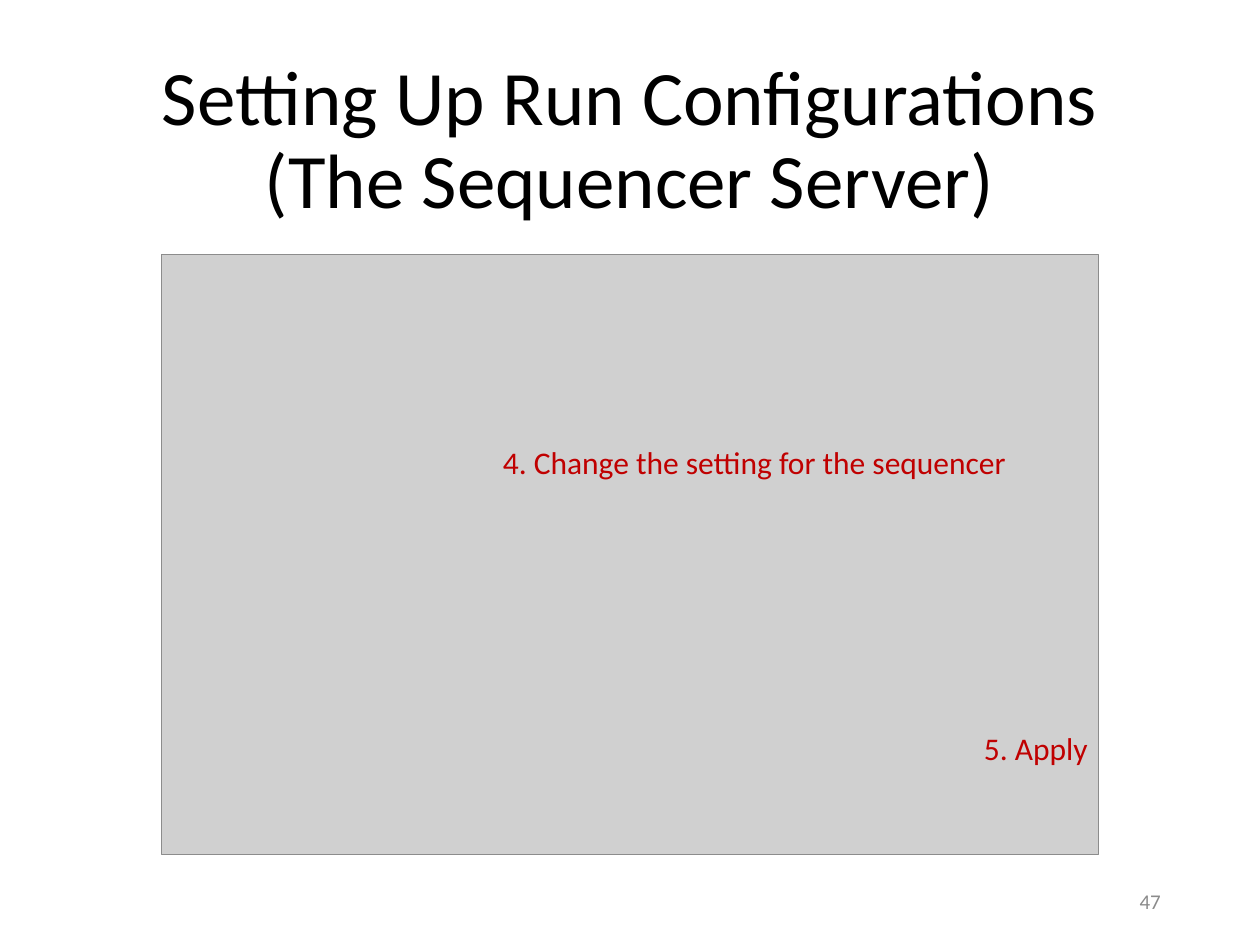
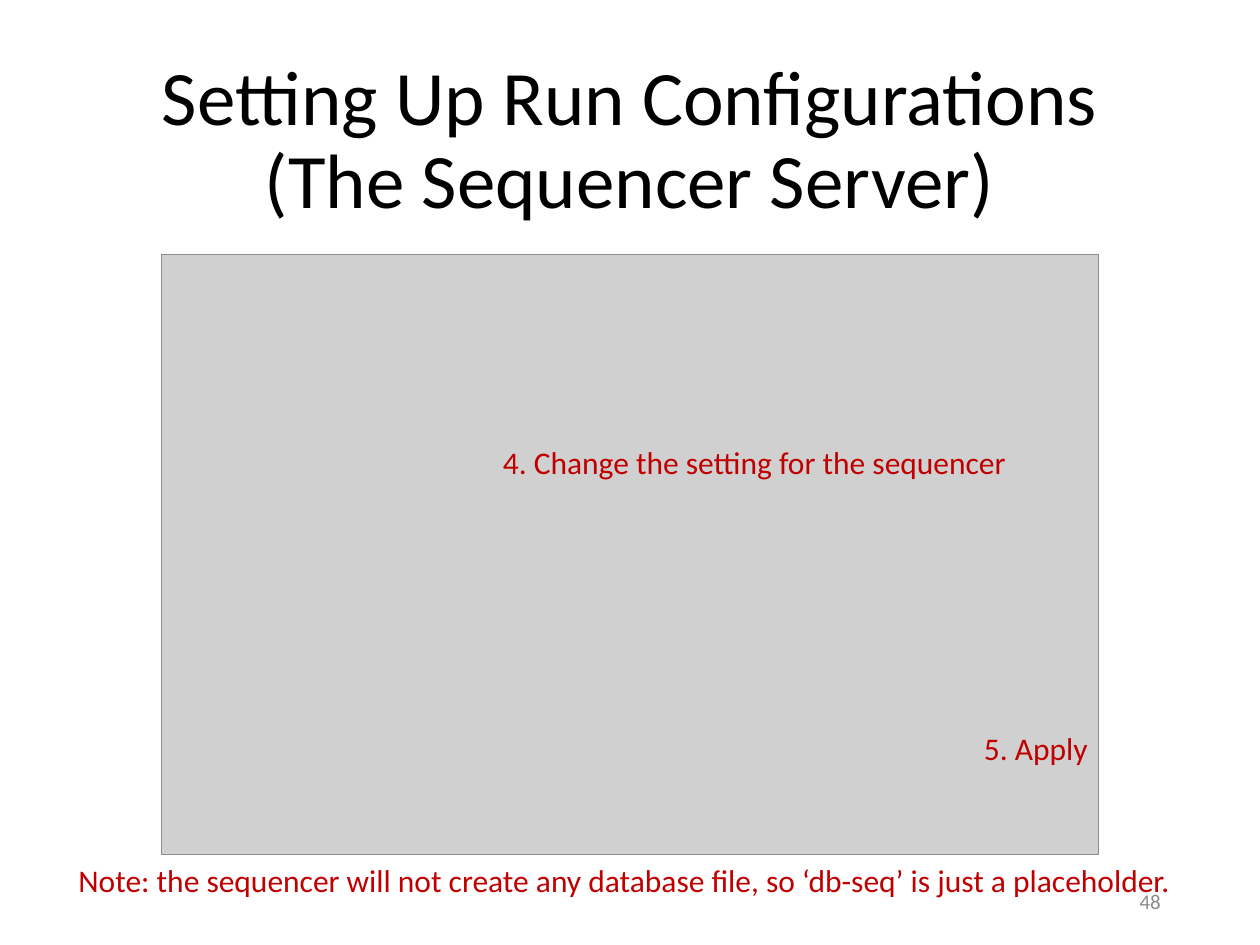
Before and after one commit to elasql/documentation, a slide deck: slide 48 of src/getting_started.pptx (slide 47 before the commit). Drawn at 1260x945 pixels with LibreOffice and Linux fonts; fonts in the diff are those of the drawing; grey boxes stand for pictures. Boxes give left, top, right and bottom in pixels: in the first picture for what was removed or moved away, otherwise in the second. Text is boxed around its words. In the diff, an @@ line names an element or a change of style, - is before the commit and + after.

```diff
--- a/src/getting_started.pptx
+++ b/src/getting_started.pptx
@@ text added at <box>78,869,1169,900</box>, 18 pt, text #C00000 @@
+Note: the sequencer will not create any database file, so ‘db-seq’ is just a placeholder.
@@ page number at <box>1140,891,1161,909</box>: text changed @@
-47
+48
```
Also in this commit, not shown: 1 other slide changed, 1 slide added, 1 other file.
